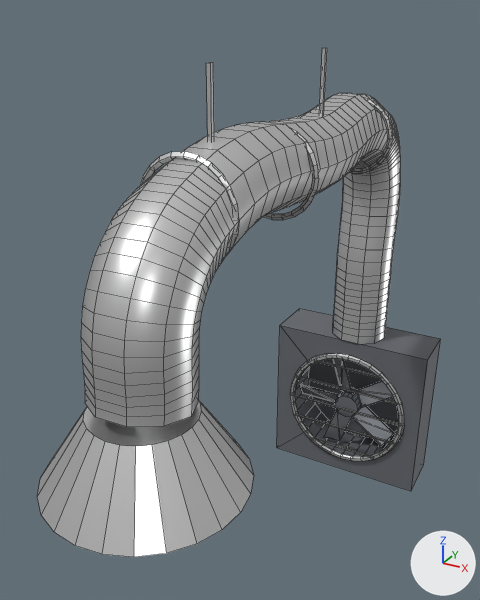
A saved change to the FBX model unity-quest/Assets/MetaMove/Models/Bari/bari_duct.fbx.
Both versions are drawn from a camera (50 mm lens) standing at (-0.29, -1.15, 3.33) and looking at (-1.18, 0.46, 2.53). Lighting does not change. The marker at lower right points along +X, +Y and +Z. The first picture is the older version. Mesh edges are drawn as thin lines. Where no turn or scale is listed for an object, it has been applied to the vertices.

In view in the first picture: 'Duct_Housing', 'Duct_Pipe', 'Duct_Rotor'.
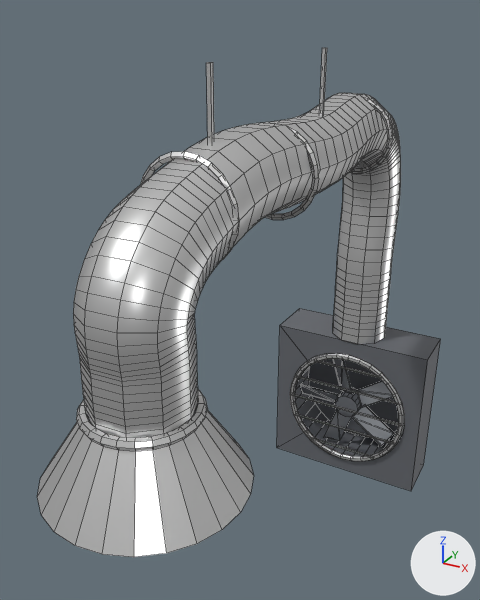
Edits to the bpy script that builds the scene:
```text
Change me_duct_pipe:
    used by ob_duct_pipe; location = (0.0, 0.0, 0.0)
    remove me_duct_pipe.from_pydata(...)  # 1062 vertices, 1026 faces; spans x -1.22..-0.78, y -0.48..1.36, z 2.11..3.23
    add me_duct_pipe.from_pydata(...)  # 1306 vertices, 1270 faces; spans x -1.22..-0.78, y -0.48..1.36, z 2.11..3.23
    me_duct_pipe part 1: a new loose piece of 144 vertices spanning x -1.13..-0.87, y -0.39..-0.13, z 2.59..2.62, in mat_profile
    me_duct_pipe part 2: 131 vertices moved from x -1.11..-0.89, y -0.36..-0.05, z 2.6..3.02 to x -1.11..-0.89, y -0.37..-0.06, z 2.6..3.03; 41 vertices removed from x -1.12..-0.89, y -0.36..0.03, z 2.6..2.97; 141 vertices added at x -1.12..-0.89, y -0.37..0.03, z 2.56..2.96
```

What differs and where, as boxes (x1, y1, x2, y2) in the pictures (480 x 600 px; the box of a moved part takes in the faces that stretch with it):
part 1 of me_duct_pipe, added
    after: (76, 389, 208, 451)
part 2 of me_duct_pipe, moved or reshaped
    before: (81, 161, 269, 427)
    after: (73, 162, 269, 438)
